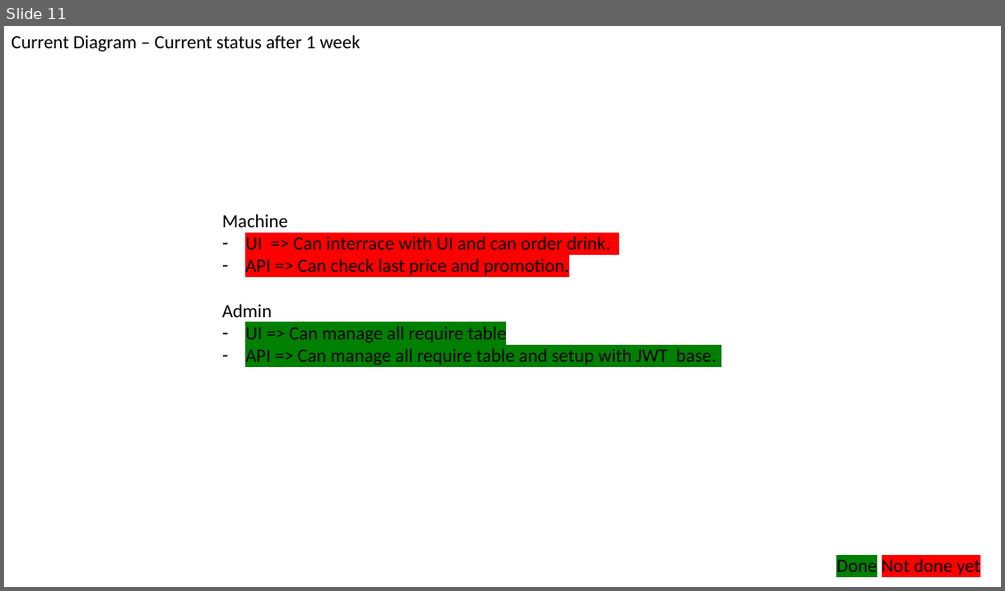
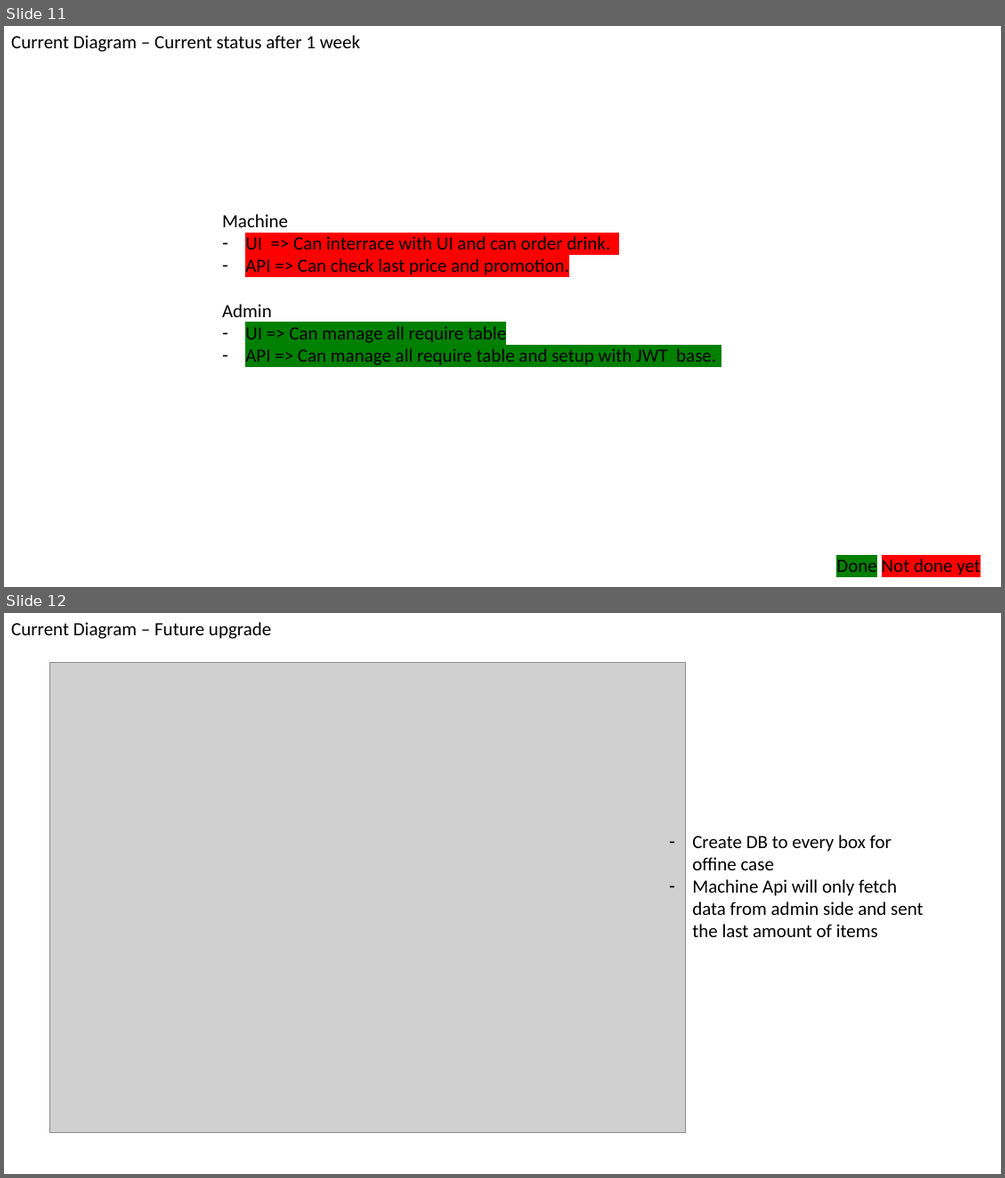
Before and after one commit to iboommm/drinking-machine, a slide deck: Diagram.pptx. Shown one above the other, each under a label of ours: slide 11 before the commit, slides 11 and 12 after it. The pictures are 1005x591 and 1005x1178 pixels, drawn with LibreOffice and Linux fonts; fonts in the diff are those of the drawing; grey boxes stand for pictures. Boxes give left, top, right and bottom in pixels: in the first picture for what was removed or moved away, otherwise in the second. Text is boxed around its words. In the diff, an @@ line names an element or a change of style, - is before the commit and + after.

Commit message:
update diagram

```diff
--- a/Diagram.pptx
+++ b/Diagram.pptx
@@ slide 12 added at (4,613,1001,1174), background #FFFFFF @@
@@ text added at (11,622,271,639), 18 pt, text #000000 @@
+Current Diagram – Future upgrade
@@ picture added at (49,662,685,1132) @@
@@ text added at (692,835,923,937), 18 pt, text #000000 @@
+– Create DB to every box for offine case
+– Machine Api will only fetch data from admin side and sent the last amount of items
```
Also in this commit, not shown: 1 other slide added.
